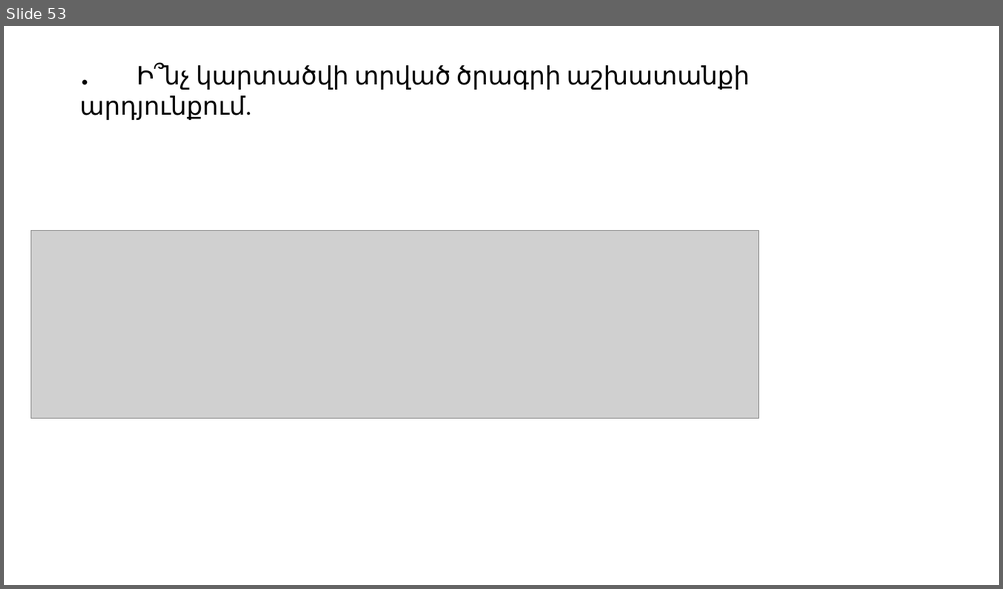
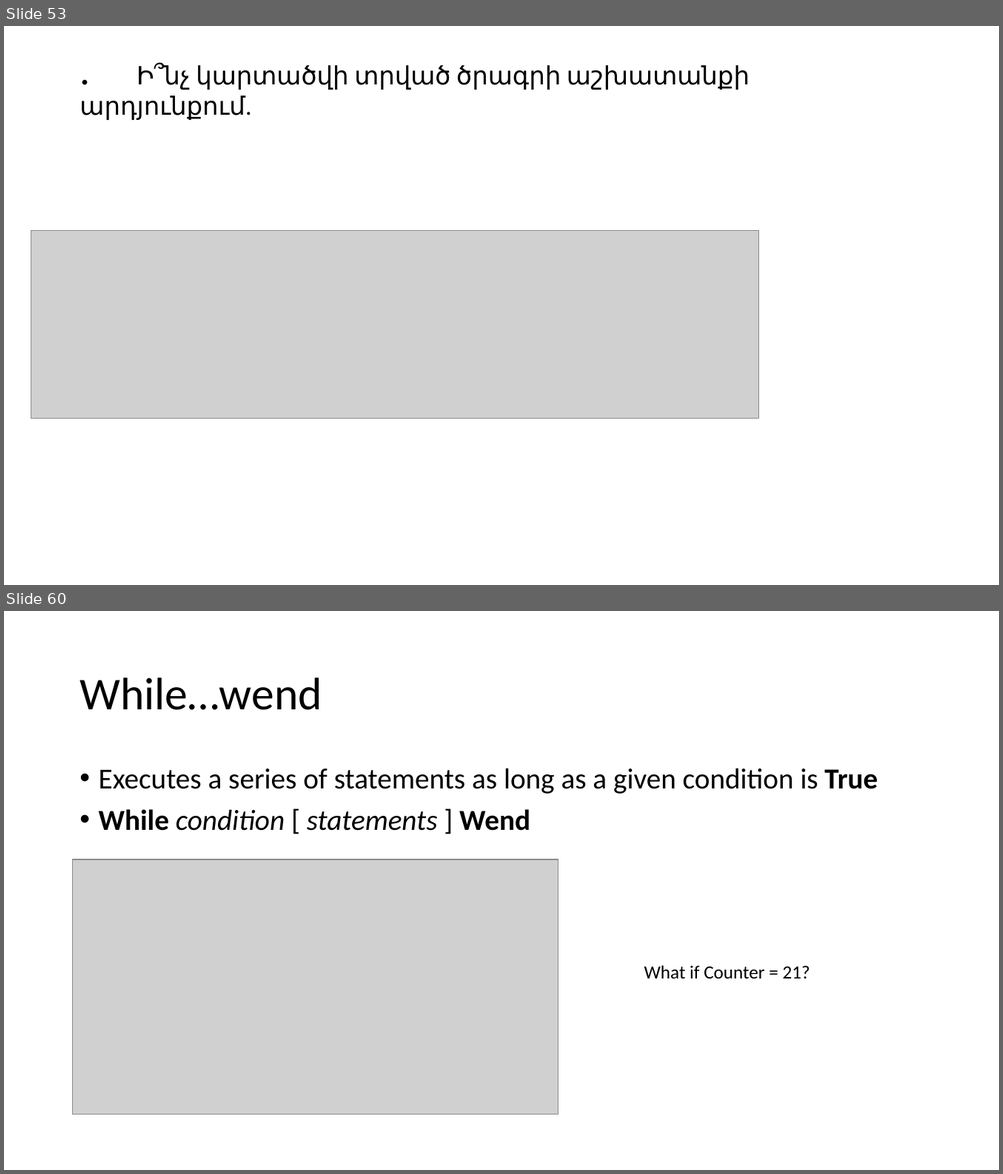
Before and after one commit to Zilfimian/VBA-Spring_2019-YSU, a slide deck: Problems/VBA.pptx. Shown one above the other, each under a label of ours: slide 53 before the commit, slides 53 and 60 after it; the slides between them are not shown. The pictures are 1003x589 and 1003x1174 pixels, drawn with LibreOffice and Linux fonts; fonts in the diff are those of the drawing; grey boxes stand for pictures. Boxes give left, top, right and bottom in pixels: in the first picture for what was removed or moved away, otherwise in the second. Text is boxed around its words. In the diff, an @@ line names an element or a change of style, - is before the commit and + after.

```diff
--- a/Problems/VBA.pptx
+++ b/Problems/VBA.pptx
@@ slide 60 added at (4, 611, 999, 1170), background #FFFFFF @@
@@ title added at (79, 678, 321, 710), 44 pt, text #000000 @@
+While…wend
@@ text added at (99, 768, 877, 831), 28 pt, text #000000 @@
+• Executes a series of statements as long as a given condition is True
+• While condition [ statements ] Wend
@@ picture added at (73, 860, 558, 1115) @@
@@ text added at (644, 965, 810, 980), 18 pt, text #000000 @@
+What if Counter = 21?
```
Also in this commit, not shown: 1 slide changed, 14 other slides added.
